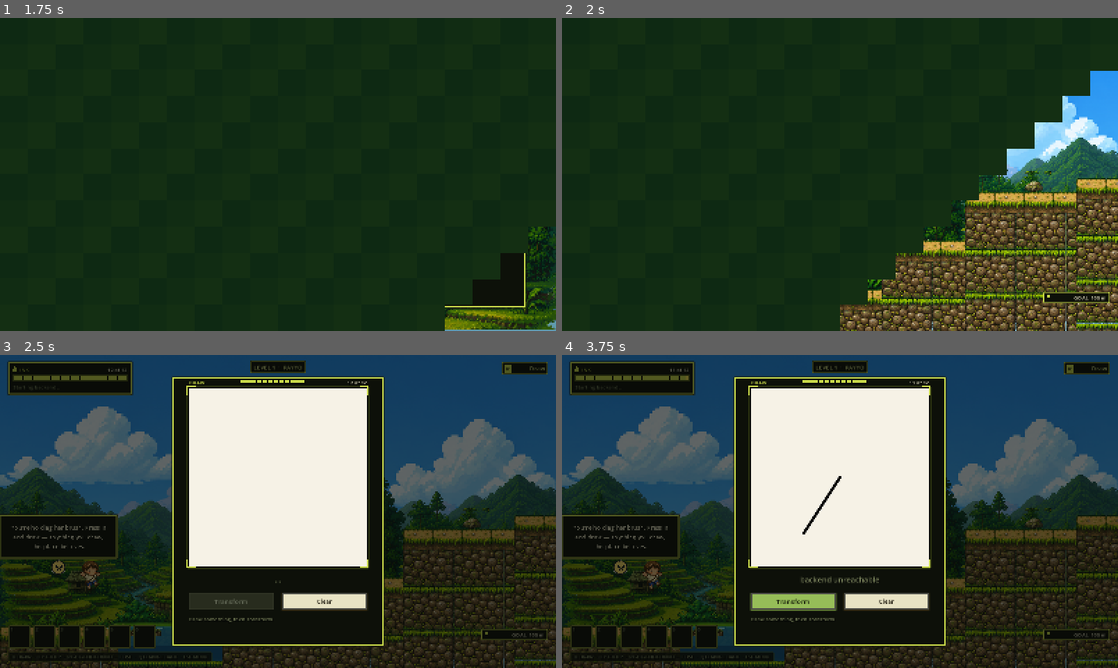
Above: before the commit, frames 1-4 (two rows, left to right).
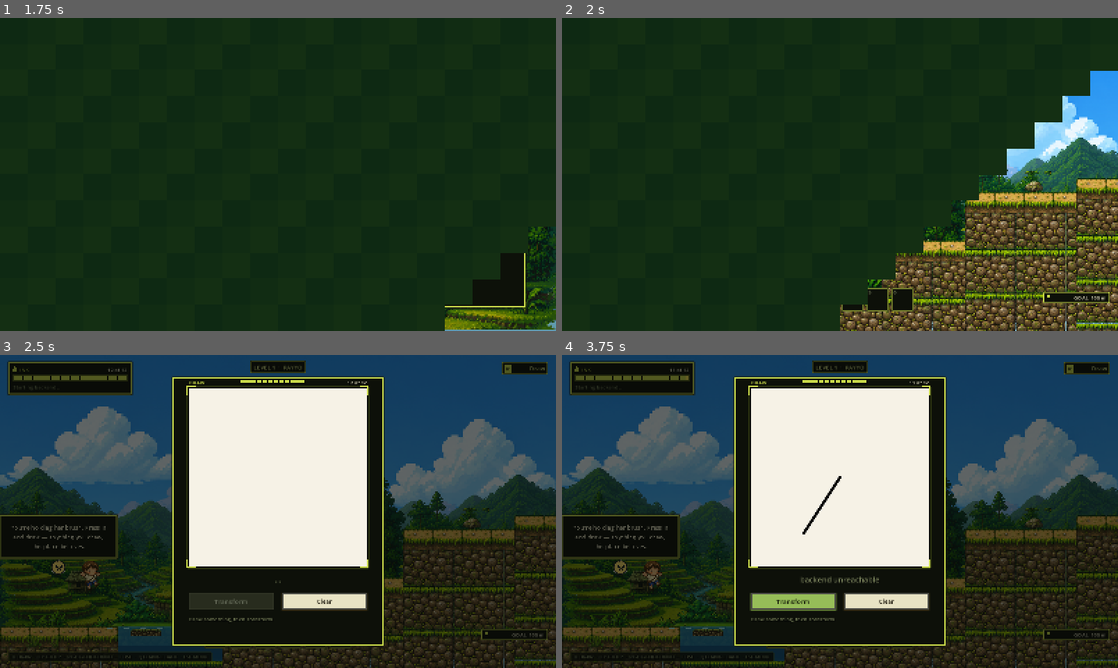
Above: after the commit, the same moments.

Repository: hyuuuan/OBRA
Game: Godot game, scene res://ui/main_menu.tscn
The game is run twice, just before and just after one commit, with the same random seed, the same clock (stepped at 60 frames per second) and the same inputs.
Inputs (mouse positions are in pixels of both pictures, inside the frame that each line leads up to):
- Up to frame 1 (1.75 s): click "PLAY" at 0.5 s; click "LEVEL 1" at 1.25 s
- Up to frame 2 (2 s): no input
- Up to frame 3 (2.5 s): tap R (redraw) at 2 s; move the mouse to (400, 495) at 2.02 s; hold D (move_right) from 2.03 s (still down); hold E (interact) from 2.03 s (still down); click (400, 495) at 2.17 s; tap Space (jump) at 2.27 s
- Up to frame 4 (3.75 s): tap Space (jump) at 2.57 s; release D (move_right) at 2.75 s; release E (interact) at 2.75 s; click "Clear" at 2.75 s; tap R (redraw) at 3.5 s; drag from (840, 477) to (734, 642) at 3.52 s

Frame 1 is identical in both runs. In frame 2, 0.6% of the frame differs, in the area x 50-64%, y 86-94%; in frame 3, 1.4%, in the area x 1-63%, y 86-94%; in frame 4, 1.4%.

Commit message:
Put the bag back in the middle, at the width it actually needs
Moving it to the corner solved the wrong half of the problem. The bar was covering
the ground the player sets drawn objects down on, and the reason was its WIDTH --
756 pixels of band for six 64-pixel slots, most of it empty and all of it eating
clicks. The position was never the fault; the middle of the bottom edge is where
the eye goes for a hotbar and moving it to the left made it something you have to
go and find.

It is centred again at 424px, which is exactly the six slots and their gaps, so it
covers a third less of the play area than the version that caused the complaint
and none of the corner it was banished to. The controls strip keeps the lower left
and the two no longer overlap.

The click-through path is unchanged and still verified with a real mouse: a
placing click aimed low lands in the world rather than on a slot.

Diff:
--- a/game/game_level.tscn
+++ b/game/game_level.tscn
@@ -85,13 +85,16 @@
 text = "Ink 12.0 / 12.0"
 
 [node name="InventoryHUD" type="HBoxContainer" parent="CanvasLayer"]
-anchors_preset = 2
+anchors_preset = 7
+anchor_left = 0.5
 anchor_top = 1.0
-anchor_bottom = 1.0
-offset_left = 24.0
+anchor_right = 0.5
+anchor_bottom = 1.0
+offset_left = -212.0
 offset_top = -122.0
-offset_right = 448.0
+offset_right = 212.0
 offset_bottom = -58.0
+grow_horizontal = 2
 grow_vertical = 0
 theme_override_constants/separation = 8
 script = ExtResource("11_inventory_hud")
--- a/game/scripts/inventory_hud.gd
+++ b/game/scripts/inventory_hud.gd
@@ -33,11 +33,10 @@
 
 func _ready() -> void:
 	add_theme_constant_override(&"separation", 8)
-	# Left-packed, because the bar is now anchored bottom-LEFT and sized to exactly its
-	# six slots. It used to be centred inside a 756px band across the bottom of the
-	# screen, which is both more of the screen than six slots need and directly over the
-	# ground the player sets objects down on.
-	alignment = BoxContainer.ALIGNMENT_BEGIN
+	# Centred in its band, which is anchored bottom-CENTRE and sized to exactly its six
+	# slots -- 424px rather than the 756px it used to span, so it covers a third less of
+	# the ground the player sets objects down on while staying where the eye looks for it.
+	alignment = BoxContainer.ALIGNMENT_CENTER
 	for index in range(6):
 		var button := Button.new()
 		button.theme_type_variation = &"InventorySlot"
